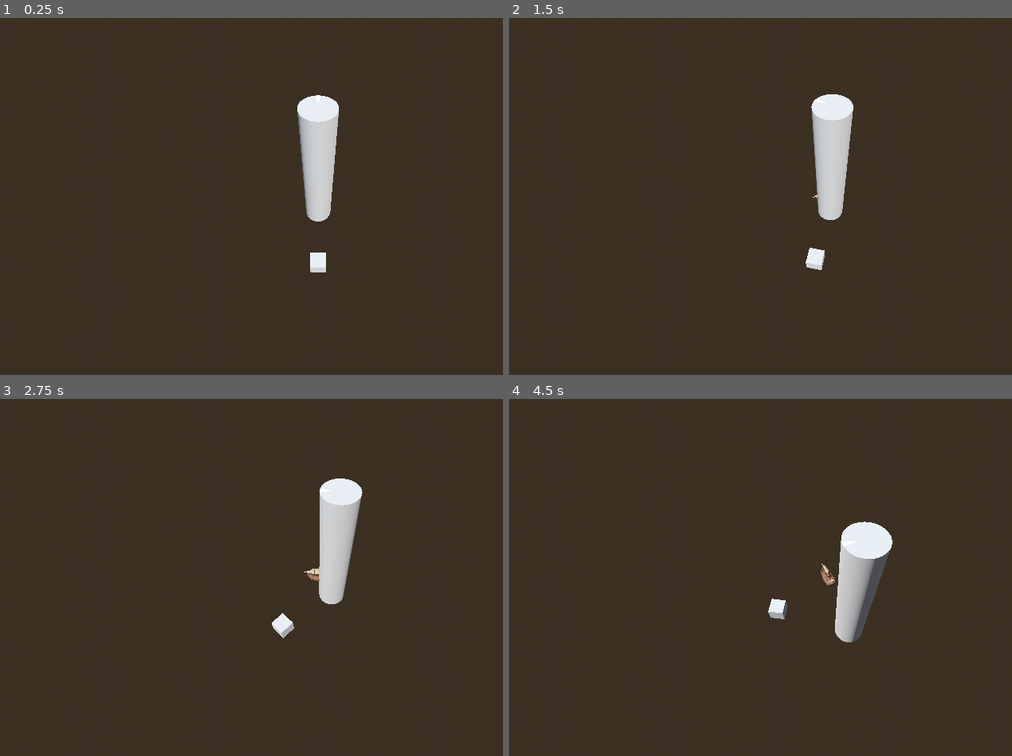
Above: before the commit, frames 1-4 (two rows, left to right).
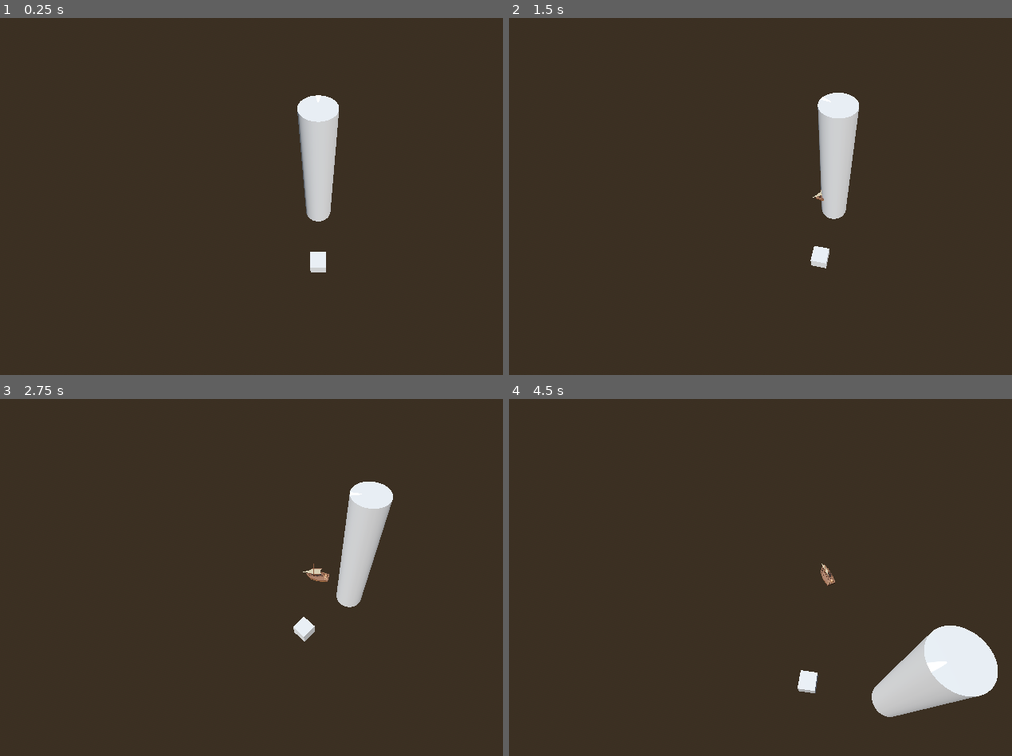
Above: after the commit, the same moments.

Repository: Yrthgze/Lighthouse
Game: Godot game, scene res://scenes/main_level.tscn
Two runs of this game, one before a commit and one after it. Both use one fixed random seed, a clock stepped at 60 frames per second and the inputs below.
Inputs:
- Up to frame 1 (0.25 s): no input
- Up to frame 2 (1.5 s): hold D (rotate_lighthouse_right) 0.53-1.28 s; hold Q (rotate_left) from 1.28 s (still down)
- Up to frame 3 (2.75 s): release Q (rotate_left) at 2.03 s; hold D (rotate_lighthouse_right) from 2.03 s (still down)
- Up to frame 4 (4.5 s): release D (rotate_lighthouse_right) at 3.53 s; hold Q (rotate_left) from 3.53 s (still down)

The runs differ from the first frame. In frame 1, less than 0.1% of the frame differs, in the area x 59-68%, y 21-72%; in frame 2, 1.0%; in frame 3, 4.0%; in frame 4, 7.1%, in the area x 51-98%, y 34-90%.

Commit message:
[TheLighthouse]: Boat stopping seems to work

Diff:
--- a/scenes/characters/allies/boat.tscn
+++ b/scenes/characters/allies/boat.tscn
@@ -24,6 +24,7 @@
 [node name="NavigationPathFollower" type="PathFollow3D" parent="NavigationPath"]
 unique_name_in_owner = true
 transform = Transform3D(-0.894409, 0, -0.447205, 0, 1, 0, 0.447205, 0, -0.894409, 0, 0, 0)
+loop = false
 metadata/_edit_group_ = true
 
 [node name="CharacterBody3D" type="CharacterBody3D" parent="NavigationPath/NavigationPathFollower"]
--- a/scripts/allies/boat.gd
+++ b/scripts/allies/boat.gd
@@ -42,12 +42,10 @@
 	var current_acceleration = get_current_acceleration(progress_ratio)
 	return lerp(0.0, max_speed, current_acceleration)
 
-func advance_curve_progress(progress_ratio):
+func advance_curve_progress(progress):
+	nav_path_follower.progress += progress
 	# If progress ratio does not exceed 1.0, we can progress, otherwise stop
-	if nav_path_follower.progress_ratio + progress_ratio <= 1.0:
-		nav_path_follower.progress_ratio += progress_ratio
-		global_transform.origin = nav_path_follower.global_transform.origin
-	else:
+	if nav_path_follower.progress_ratio >= 1.0:
 		nav_path_follower.progress_ratio = 1.0
 		is_moving = false
 		move_speed = 0
@@ -58,7 +56,7 @@
 func move(delta):
 	move_speed = get_current_speed(nav_path_follower.progress_ratio)
 	#var new_progress_ratio = move_speed * delta * 0.1
-	#advance_curve_progress(new_progress_ratio)
+	advance_curve_progress(move_speed * delta)
 	nav_path_follower.progress += move_speed * delta
 	var a_p_ratio = nav_path_follower.progress_ratio
 	print(move_speed)
